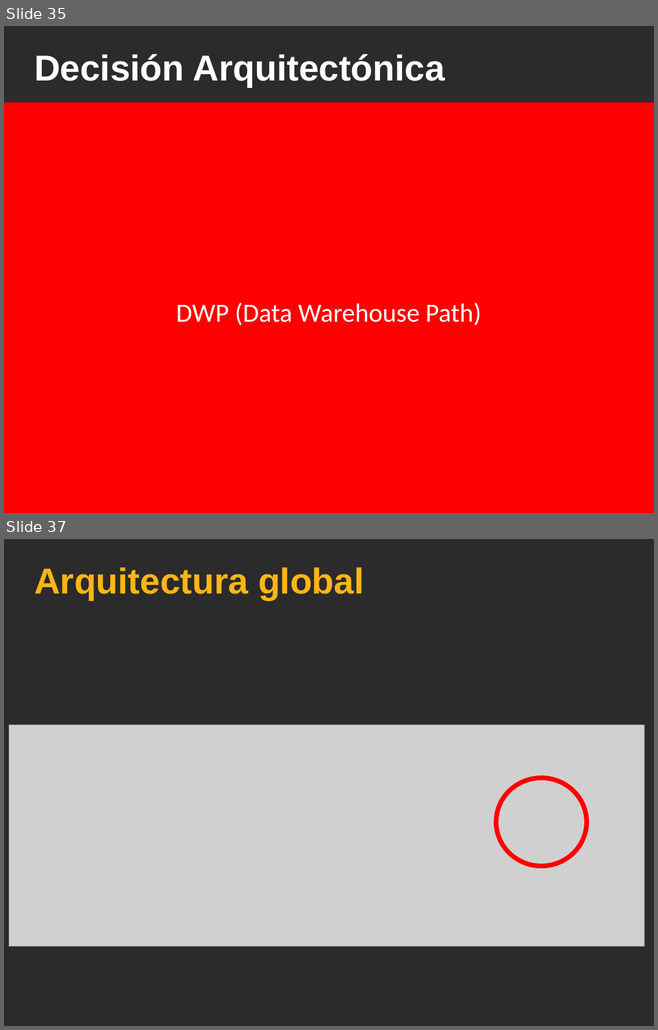
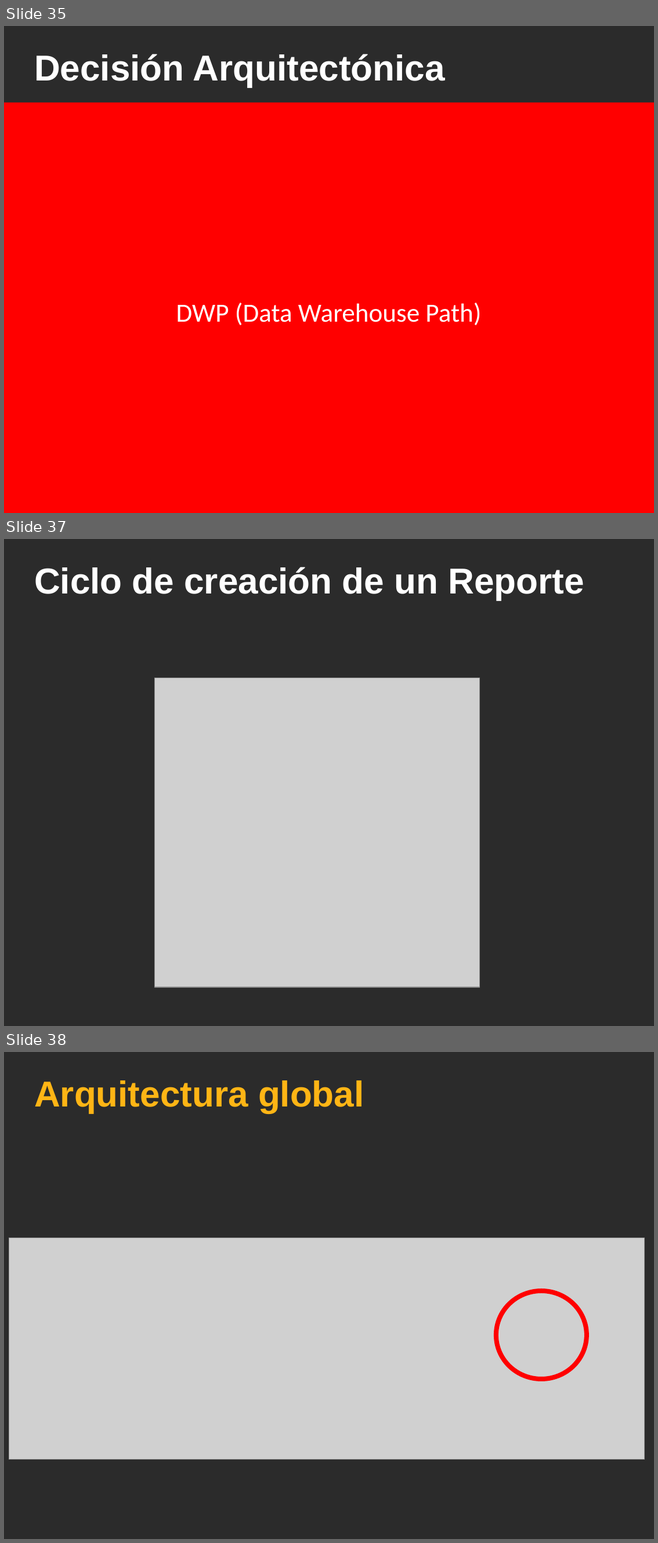
Before and after one commit to ervin45/proyectofinal, a slide deck: doc/material_para_la_catedra/presentacion_final/presentacion_final.odp. Shown one above the other, each under a label of ours: slides 35 and 37 before the commit, slides 35, 37 and 38 after it; the slides between them are not shown. The pictures are 658x1030 and 658x1543 pixels, drawn with LibreOffice and Linux fonts; fonts in the diff are those of the drawing; grey boxes stand for pictures; background and template pictures are left out; a plain dark background stands for a picture behind light text. Boxes give left, top, right and bottom in pixels: in the first picture for what was removed or moved away, otherwise in the second. Text is boxed around its words. In the diff, an @@ line names an element or a change of style, - is before the commit and + after.

```diff
--- a/doc/material_para_la_catedra/presentacion_final/presentacion_final.odp
+++ b/doc/material_para_la_catedra/presentacion_final/presentacion_final.odp
@@ slide 37 added at (4,539,654,1026), background picture (left out) @@
@@ title added at (34,567,583,600), 44 pt, text #FFFFFF, bold @@
+Ciclo de creación de un Reporte
@@ picture added at (155,678,480,987) @@
@@ what was slide 37 is now slide 38 @@
```
Also in this commit, not shown: 1 slide changed.
